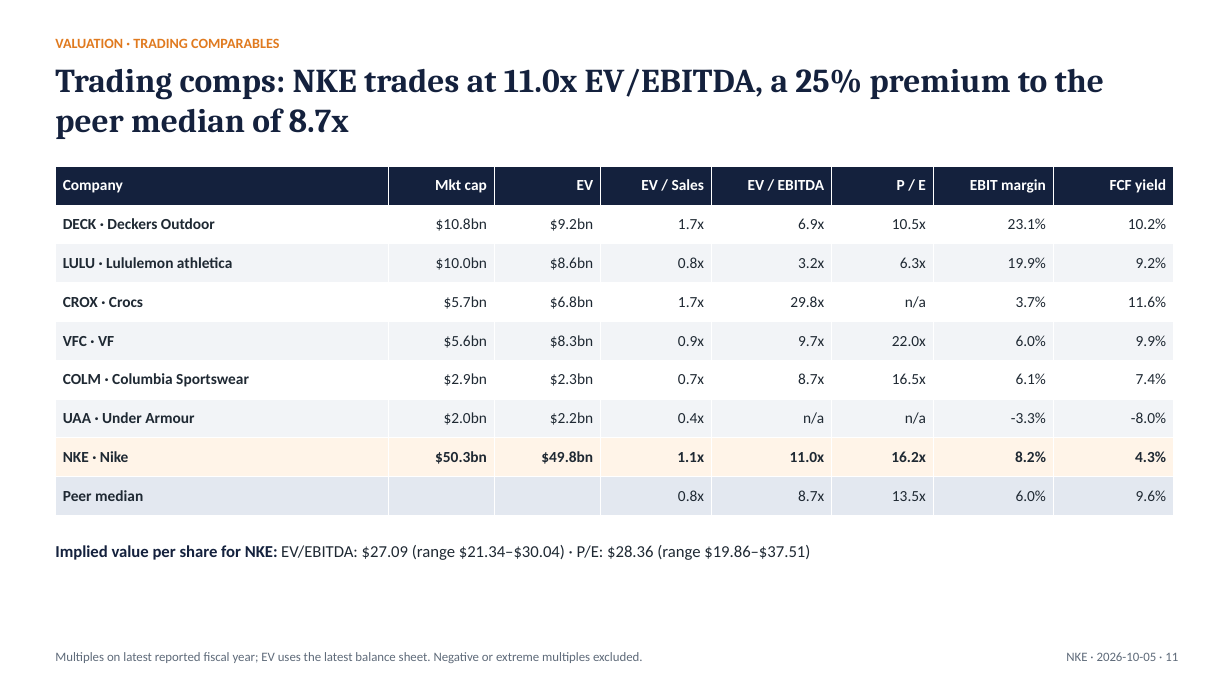
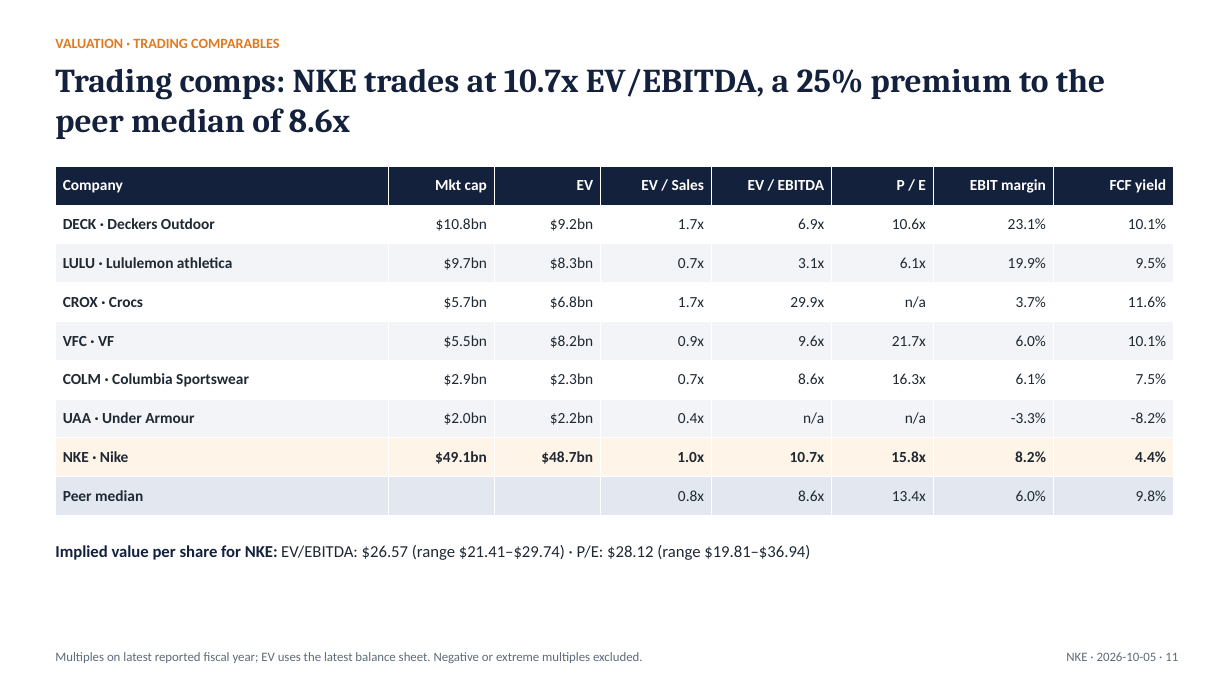
Before and after one commit to Abhishek10-r/ticker-to-thesis, a slide deck: slide 11 of examples/nike/latest/NKE_pitch_deck.pptx. Drawn at 1232x693 pixels with LibreOffice and Linux fonts; fonts in the diff are those of the drawing. Boxes give left, top, right and bottom in pixels: in the first picture for what was removed or moved away, otherwise in the second. Text is boxed around its words. In the diff, an @@ line names an element or a change of style, - is before the commit and + after.

```diff
--- a/examples/nike/latest/NKE_pitch_deck.pptx
+++ b/examples/nike/latest/NKE_pitch_deck.pptx
@@ text at <box>55,68,1105,139</box>: text changed @@
-Trading comps: NKE trades at 11.0x EV/EBITDA, a 25% premium to the peer median of 8.7x
+Trading comps: NKE trades at 10.7x EV/EBITDA, a 25% premium to the peer median of 8.6x
@@ table at <box>55,166,1174,516</box> @@
-row 2, column 6: 10.5x
+row 2, column 6: 10.6x
-row 2, column 8: 10.2%
+row 2, column 8: 10.1%
-row 3: LULU · Lululemon athletica | $10.0bn | $8.6bn | 0.8x | 3.2x | 6.3x | 19.9% | 9.2%
+row 3: LULU · Lululemon athletica | $9.7bn | $8.3bn | 0.7x | 3.1x | 6.1x | 19.9% | 9.5%
-row 4, column 5: 29.8x
+row 4, column 5: 29.9x
-row 5: VFC · VF | $5.6bn | $8.3bn | 0.9x | 9.7x | 22.0x | 6.0% | 9.9%
+row 5: VFC · VF | $5.5bn | $8.2bn | 0.9x | 9.6x | 21.7x | 6.0% | 10.1%
-row 6: COLM · Columbia Sportswear | $2.9bn | $2.3bn | 0.7x | 8.7x | 16.5x | 6.1% | 7.4%
+row 6: COLM · Columbia Sportswear | $2.9bn | $2.3bn | 0.7x | 8.6x | 16.3x | 6.1% | 7.5%
-row 7, column 8: -8.0%
+row 7, column 8: -8.2%
-row 8: NKE · Nike | $50.3bn | $49.8bn | 1.1x | 11.0x | 16.2x | 8.2% | 4.3%
+row 8: NKE · Nike | $49.1bn | $48.7bn | 1.0x | 10.7x | 15.8x | 8.2% | 4.4%
-row 9: Peer median |  |  | 0.8x | 8.7x | 13.5x | 6.0% | 9.6%
+row 9: Peer median |  |  | 0.8x | 8.6x | 13.4x | 6.0% | 9.8%
@@ text at <box>55,545,810,560</box>: text changed @@
-Implied value per share for NKE: EV/EBITDA: $27.09 (range $21.34–$30.04) · P/E: $28.36 (range $19.86–$37.51)
+Implied value per share for NKE: EV/EBITDA: $26.57 (range $21.41–$29.74) · P/E: $28.12 (range $19.81–$36.94)
```
Also in this commit, not shown: 9 other slides changed, 4 other files.
